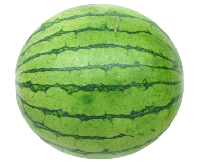
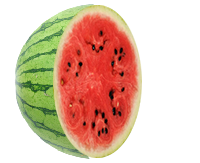
Revision of a layered w=200, h=163 image; what changed, layer by layer:
added layer "Watermelon-slice-008" above "Layer 0 copy" over [53, 5, 142, 158]
added layer "Layer 0 copy" above "Layer 0" over [53, 4, 94, 159]
hid "Layer 0" over [53, 4, 184, 160]
